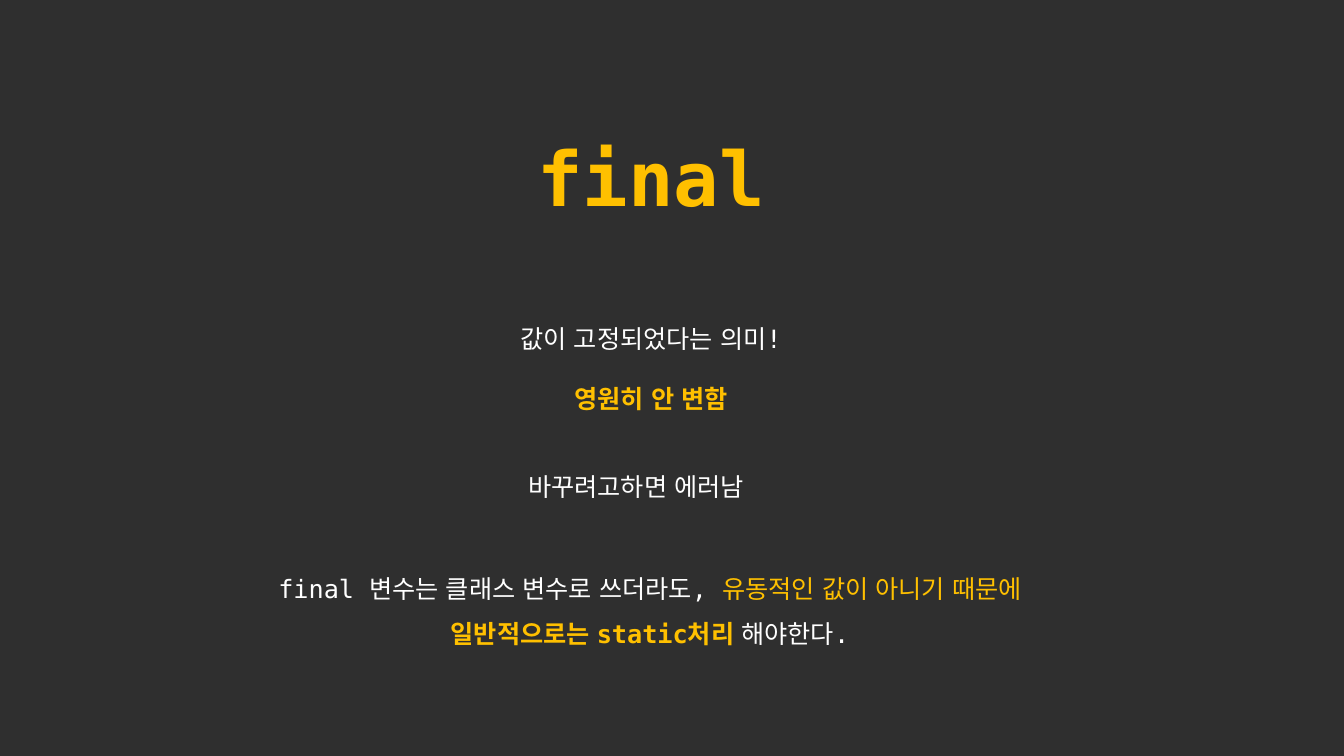
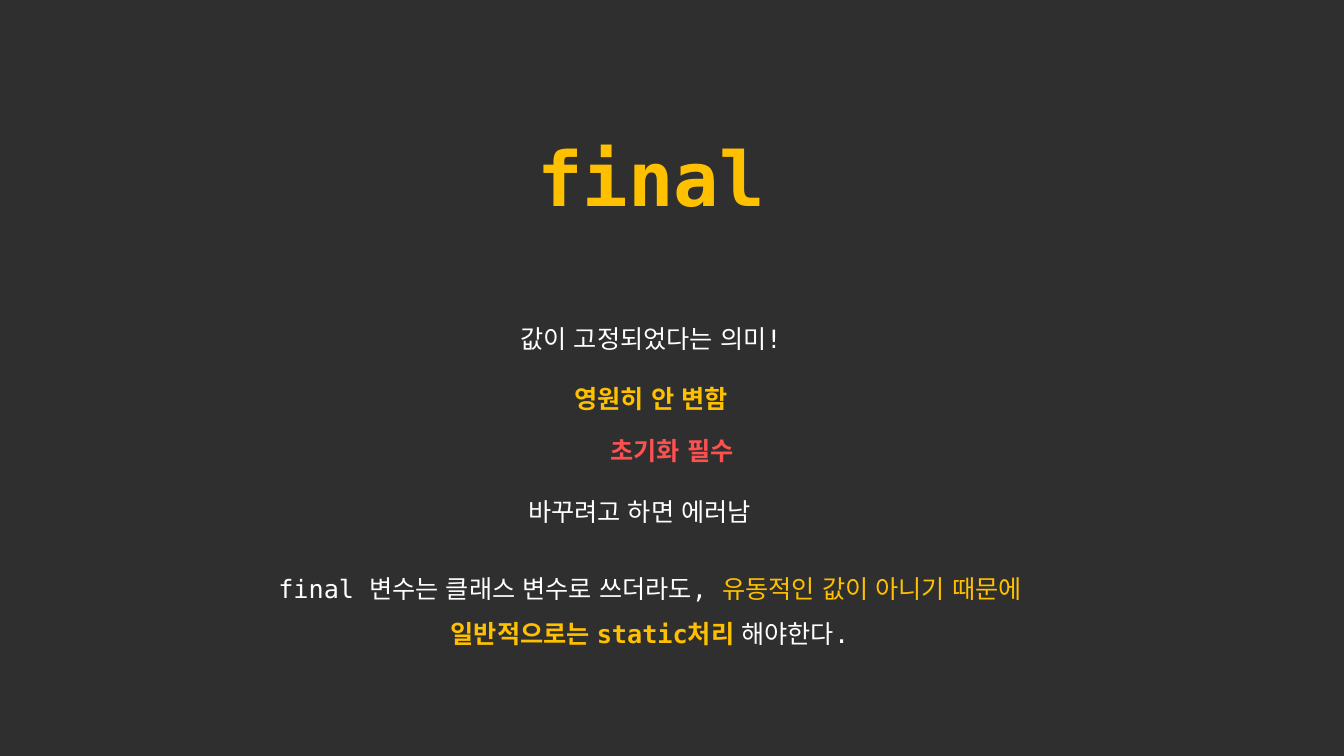
Before and after one commit to forwdevel/Full-Stack, a slide deck: slide 20 of 객체이론정리_1.pptx (slide 19 before the commit). Drawn at 1344x756 pixels with LibreOffice and Linux fonts; fonts in the diff are those of the drawing. Boxes give left, top, right and bottom in pixels: in the first picture for what was removed or moved away, otherwise in the second. Text is boxed around its words. In the diff, an @@ line names an element or a change of style, - is before the commit and + after.

```diff
--- a/객체이론정리_1.pptx
+++ b/객체이론정리_1.pptx
@@ text added at [611, 439, 733, 463], 18 pt, text #FF5050, bold @@
+초기화 필수
@@ text at [528, 500, 751, 523]: spaces changed @@
-바꾸려고하면 에러남
+바꾸려고 하면 에러남
```
Also in this commit, not shown: 5 other slides changed, 1 slide added, 1 other file.
